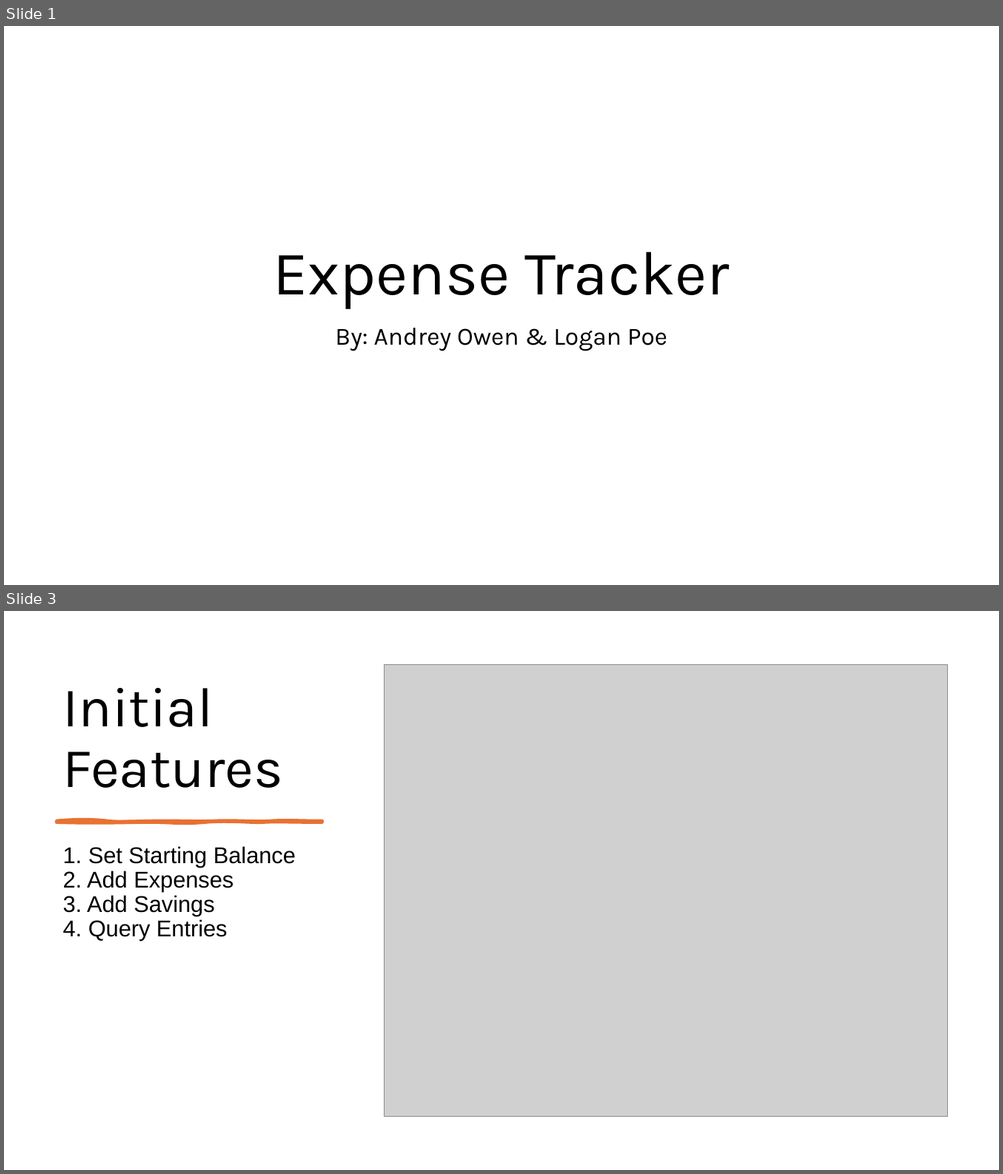
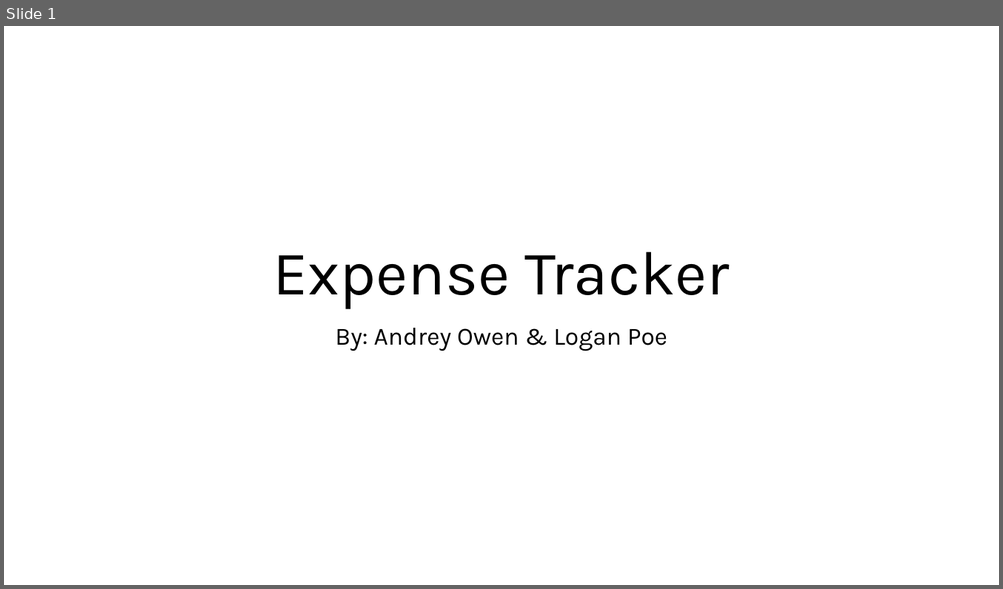
Before and after one commit to Dreymeister/ExpenseTracker, a slide deck: Documents/ASE420_ExpenseTracker.pptx. Shown one above the other, each under a label of ours: slides 1 and 3 before the commit, slide 1 after it; the slides between them are not shown. The pictures are 1003x1174 and 1003x589 pixels, drawn with LibreOffice and Linux fonts; fonts in the diff are those of the drawing; grey boxes stand for pictures. Boxes give left, top, right and bottom in pixels: in the first picture for what was removed or moved away, otherwise in the second. Text is boxed around its words. In the diff, an @@ line names an element or a change of style, - is before the commit and + after.

```diff
--- a/Documents/ASE420_ExpenseTracker.pptx
+++ b/Documents/ASE420_ExpenseTracker.pptx
@@ slide 3 removed at bbox=[4, 611, 999, 1170], background #FFFFFF @@
@@ picture removed at bbox=[384, 665, 947, 1117] @@
@@ title removed at bbox=[63, 688, 284, 788] @@
-Initial Features
@@ freeform shape removed at bbox=[57, 820, 322, 822] @@
@@ text removed at bbox=[63, 846, 296, 941] @@
-1. Set Starting Balance
-2. Add Expenses
-3. Add Savings
-4. Query Entries
```
Also in this commit, not shown: 3 slides changed, 14 slides added, 1 other file.
